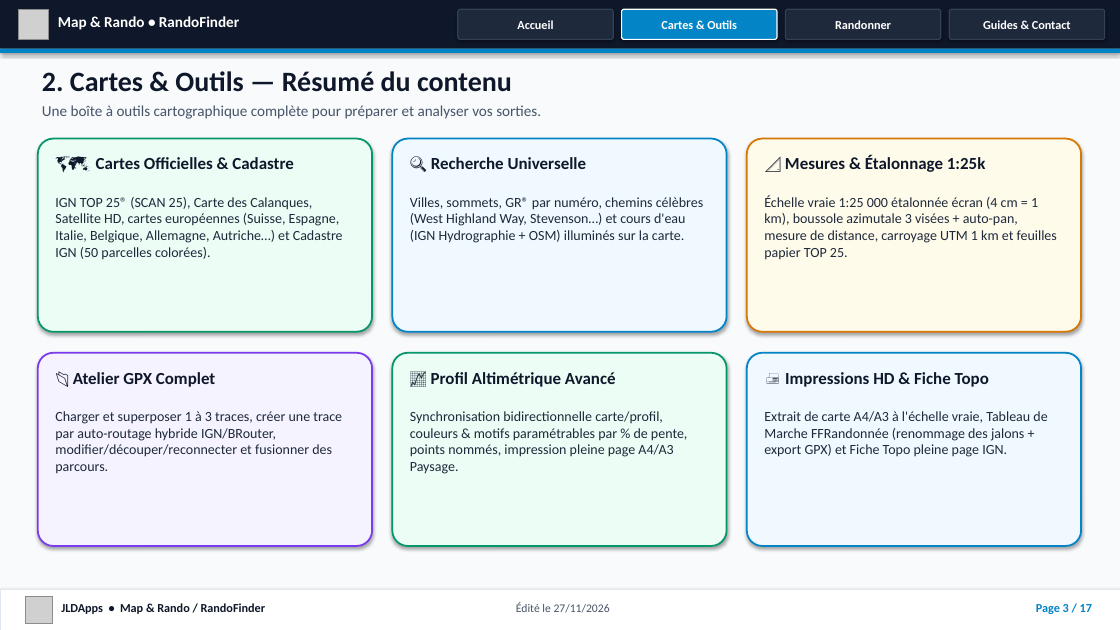
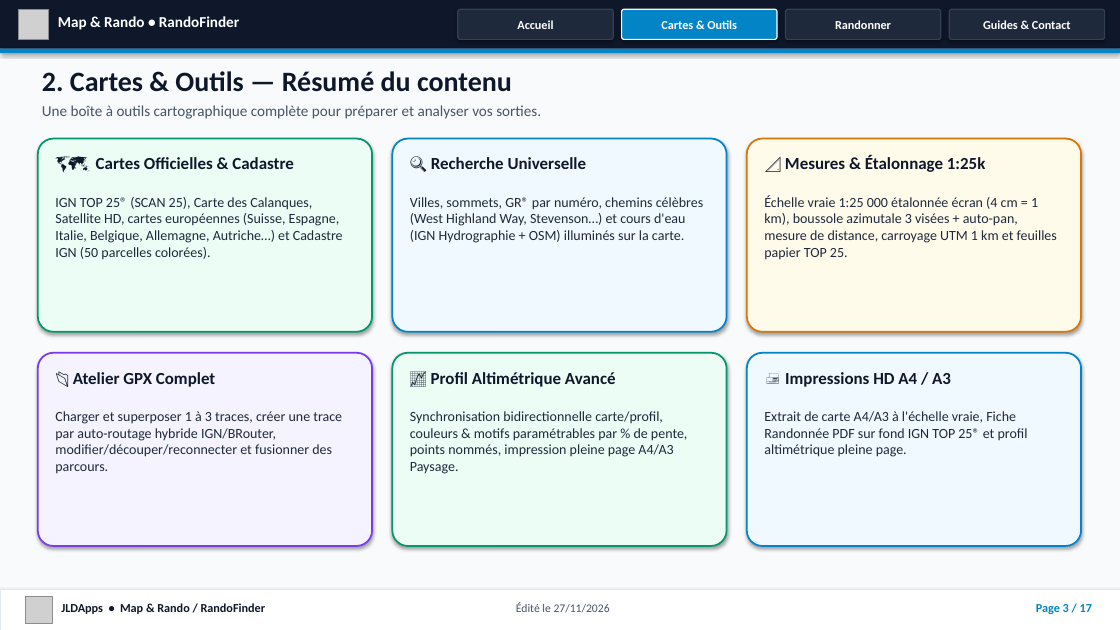
Before and after one commit to jusitafu/RandoFinder, a slide deck: slide 3 of docs/Presentation_RandoFinder_JLDApps.pptx. Drawn at 1120x630 pixels with LibreOffice and Linux fonts; fonts in the diff are those of the drawing; grey boxes stand for pictures. Boxes give left, top, right and bottom in pixels: in the first picture for what was removed or moved away, otherwise in the second. Text is boxed around its words. In the diff, an @@ line names an element or a change of style, - is before the commit and + after.

Commit message:
v243: Suppression de toute mention du tableau de marche dans Presentation_RandoFinder_JLDApps.pptx

```diff
--- a/docs/Presentation_RandoFinder_JLDApps.pptx
+++ b/docs/Presentation_RandoFinder_JLDApps.pptx
@@ text at (785,372,951,387): text changed @@
-🖨️ Impressions HD & Fiche Topo
+🖨️ Impressions HD A4 / A3
@@ text at (764,411,1028,457): text changed @@
-Extrait de carte A4/A3 à l'échelle vraie, Tableau de Marche FFRandonnée (renommage des jalons + export GPX) et Fiche Topo pleine page IGN.
+Extrait de carte A4/A3 à l'échelle vraie, Fiche Randonnée PDF sur fond IGN TOP 25® et profil altimétrique pleine page.
```
Also in this commit, not shown: 2 other slides changed, 2 other files.
